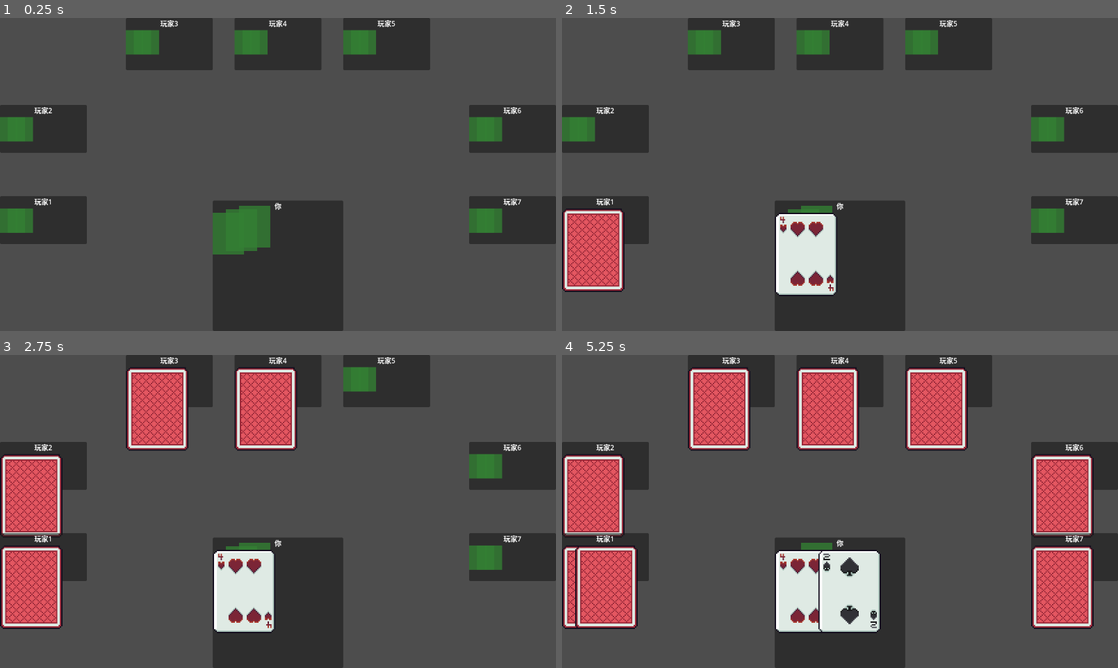
Above: before the commit, frames 1-4 (two rows, left to right).
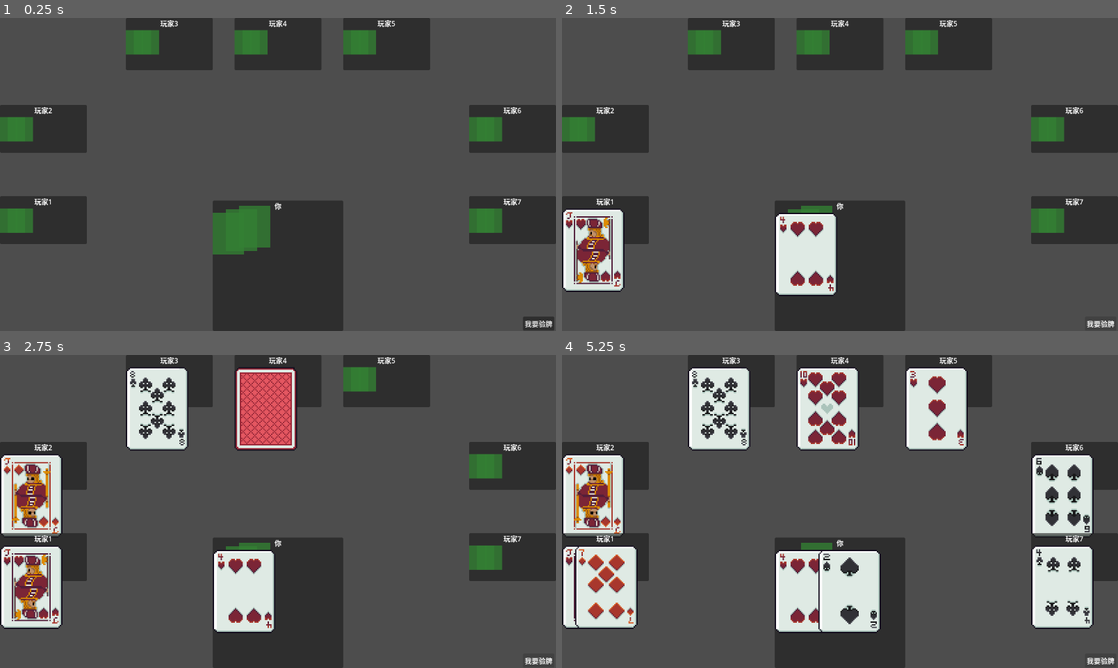
Above: after the commit, the same moments.

Repository: AhkunTa/card-online
Game: Godot game, scene res://scenes/table/table.tscn
The game is run twice, just before and just after one commit, with the same random seed, the same clock (stepped at 60 frames per second) and the same inputs.
Inputs (mouse positions are in pixels of both pictures, inside the frame that each line leads up to):
- Up to frame 1 (0.25 s): no input
- Up to frame 2 (1.5 s): click (1101, 324) at 0.5 s, where only the run after the commit has a clickable "我要验牌"; click (1101, 324) at 1.25 s, where only the run after the commit has a clickable "我要验牌"
- Up to frame 3 (2.75 s): click (539, 661) at 2 s, where only the run after the commit has a clickable "我要验牌"
- Up to frame 4 (5.25 s): tap Enter at 3.5 s; tap Space at 5 s

The runs differ from the first frame. In frame 1, 0.2% of the frame differs, in the area x 94-100%, y 95-100%; in frame 2, 2.6%; in frame 3, 7.5%; in frame 4, 18%, in the area x 0-100%, y 4-99%.

Commit message:
feat: add  flip button

Diff:
--- a/scenes/table/table.gd
+++ b/scenes/table/table.gd
@@ -58,6 +58,7 @@
 # 绑定 RoomManager，连接发牌信号
 func bind_room(room: Node) -> void:
 	room.card_dealt.connect(_on_card_dealt)
+	room.card_revealed.connect(_on_card_revealed)
 
 func _ready() -> void:
 	setup_table(player_count)
@@ -71,24 +72,39 @@
 const CARD_OFFSET_OPPONENT := Vector2(30, 0)   # 对手的牌，紧凑叠放
 
 # 收到一张牌：移除一个占位 ColorRect，插入真实 Card 节点并设置偏移
-func _on_card_dealt(seat_index: int, card_string: String, is_local: bool) -> void:
+# 收到一张牌：card_id 存入 Card 节点 meta，客户端不持有牌面数据
+func _on_card_dealt(seat_index: int, card_id: String, is_local: bool) -> void:
 	var card_row := get_card_row(seat_index)
 	if card_row == null:
 		return
-	# 已有的真实 Card 数量 = 当前 card_index
 	var card_index := card_row.get_children().filter(func(c): return c is Card).size()
 	for child in card_row.get_children():
 		if child is ColorRect:
 			child.queue_free()
 			break
 	var card: Card = CARD_SCENE.instantiate()
+	card.set_meta("card_id", card_id)
 	card_row.add_child(card)
 	var offset := CARD_OFFSET_SELF if is_local else CARD_OFFSET_OPPONENT
 	card.position = offset * card_index
 	if is_local:
-		card.set_card(int(card_string.split("-")[2]))
+		($RoomManager as RoomManager).request_reveal(card_id, 0)
 	else:
 		card.set_back()
+
+# 收到翻牌结果：找到对应 card_id 的 Card 节点并显示牌面
+func _on_card_revealed(card_id: String, frame_index: int) -> void:
+	for seat_index in seat_panels.keys():
+		var card_row := get_card_row(seat_index)
+		if card_row == null:
+			continue
+		for child in card_row.get_children():
+			if child is Card and child.get_meta("card_id", "") == card_id:
+				child.set_card(frame_index)
+				return
+
+func _on_button_pressed() -> void:
+	($RoomManager as RoomManager).request_reveal_all()
 
 func setup_table(count: int) -> void:
 	player_count = clamp(count, 2, 8)
--- a/scenes/table/table.tscn
+++ b/scenes/table/table.tscn
@@ -68,3 +68,13 @@
 
 [node name="RoomManager" type="Node" parent="." unique_id=132678411]
 script = ExtResource("2_room")
+
+[node name="Button" type="Button" parent="." unique_id=403712765]
+layout_mode = 0
+offset_left = 1204.0
+offset_top = 687.0
+offset_right = 1276.0
+offset_bottom = 718.0
+text = "我要验牌"
+
+[connection signal="pressed" from="Button" to="." method="_on_button_pressed"]
--- a/utils/room_manager.gd
+++ b/utils/room_manager.gd
@@ -1,22 +1,22 @@
 class_name RoomManager
 extends Node
 
-# 每人发牌数
 const CARDS_PER_PLAYER := 3
-# 发牌间隔（秒）
 const DEAL_INTERVAL := .5
 
-# 当前玩家 seat_index（0 = 自己）
 var local_seat: int = 0
 var players: int = 4
 var current_cards: Array[String] = []
 
-# 发牌队列：每项 { seat_index, card_string }
 var _deal_queue: Array = []
 var _deal_timer: Timer
 
-# 信号：通知外部某座位收到一张牌
-signal card_dealt(seat_index: int, card_string: String, is_local: bool)
+# 防作弊核心：card_id -> card_string，只在服务端（此处）持有
+# 客户端只知道 card_id，不知道牌面
+var _card_registry: Dictionary = {}
+
+signal card_dealt(seat_index: int, card_id: String, is_local: bool)
+signal card_revealed(card_id: String, frame_index: int)
 signal deal_finished()
 
 func _ready() -> void:
@@ -27,37 +27,72 @@
 	add_child(_deal_timer)
 
 func start_game() -> void:
+	_card_registry.clear()
 	current_cards = CardManager.shuffle_deck()
 	_build_deal_queue()
 	_deal_timer.start()
 
-# 重置并重新开始
 func restart_game() -> void:
 	_deal_timer.stop()
 	_deal_queue.clear()
 	start_game()
 
-# 按顺时针、每轮一张的顺序构建发牌队列
-# 顺序：第1轮 seat0,1,2...N -> 第2轮 -> 第3轮
 func _build_deal_queue() -> void:
 	_deal_queue.clear()
 	var card_index := 0
 	for deal_round in range(CARDS_PER_PLAYER):
 		for seat in range(players):
+			var card_str := current_cards[card_index]
+			var card_id := _generate_card_id(seat, deal_round, card_str)
+			_card_registry[card_id] = {
+				"card_string": card_str,
+				"seat_index": seat,
+			}
 			_deal_queue.append({
 				"seat_index": seat,
-				"card_string": current_cards[card_index],
+				"card_id": card_id,
 			})
 			card_index += 1
+
+# FNV-1a 32bit hash，输入任意字符串，返回 hex 字符串
+static func _fnv1a(input: String) -> String:
+	const FNV_PRIME := 0x01000193
+	const FNV_OFFSET := 0x811c9dc5
+	var hash_val := FNV_OFFSET
+	for ch in input.to_utf8_buffer():
+		hash_val ^= ch
+		hash_val = (hash_val * FNV_PRIME) & 0xFFFFFFFF
+	return "%08x" % hash_val
+
+# 生成 card_id：基于 seat、round、card_string 和时间戳组合 hash，保证唯一且不可逆推
+func _generate_card_id(seat: int, deal_round: int, card_str: String) -> String:
+	var raw := "%d|%d|%s|%d" % [seat, deal_round, card_str, Time.get_ticks_usec()]
+	return "card_%s" % _fnv1a(raw)
 
 func _on_deal_tick() -> void:
 	if _deal_queue.is_empty():
 		_deal_timer.stop()
 		emit_signal("deal_finished")
 		return
-
 	var item: Dictionary = _deal_queue.pop_front()
 	var seat: int = item["seat_index"]
-	var card_str: String = item["card_string"]
+	var card_id: String = item["card_id"]
 	var is_local := (seat == local_seat)
-	emit_signal("card_dealt", seat, card_str, is_local)
+	emit_signal("card_dealt", seat, card_id, is_local)
+
+# 翻牌请求：验证 card_id 归属，只有合法请求才返回牌面
+# requester_seat: 请求翻牌的座位（用于权限校验，如只允许游戏结束后翻）
+func request_reveal(card_id: String, _requester_seat: int) -> void:
+	if not _card_registry.has(card_id):
+		push_warning("RoomManager: 非法 card_id %s" % card_id)
+		return
+	var data: Dictionary = _card_registry[card_id]
+	var frame_index := int(data["card_string"].split("-")[2])
+	emit_signal("card_revealed", card_id, frame_index)
+
+# 一次性翻开所有牌（游戏结束/摊牌）
+func request_reveal_all() -> void:
+	for card_id in _card_registry.keys():
+		var data: Dictionary = _card_registry[card_id]
+		var frame_index := int(data["card_string"].split("-")[2])
+		emit_signal("card_revealed", card_id, frame_index)
